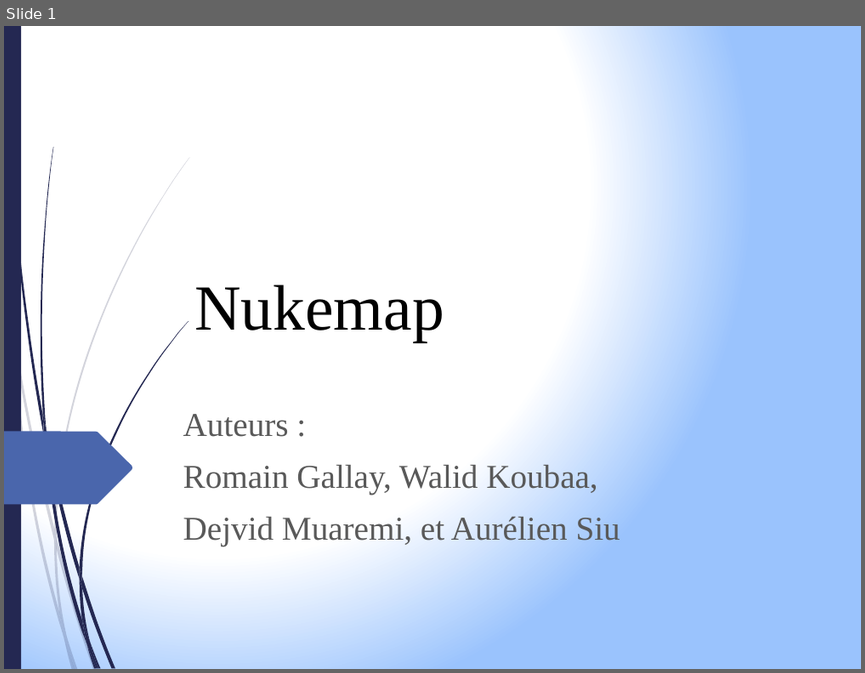
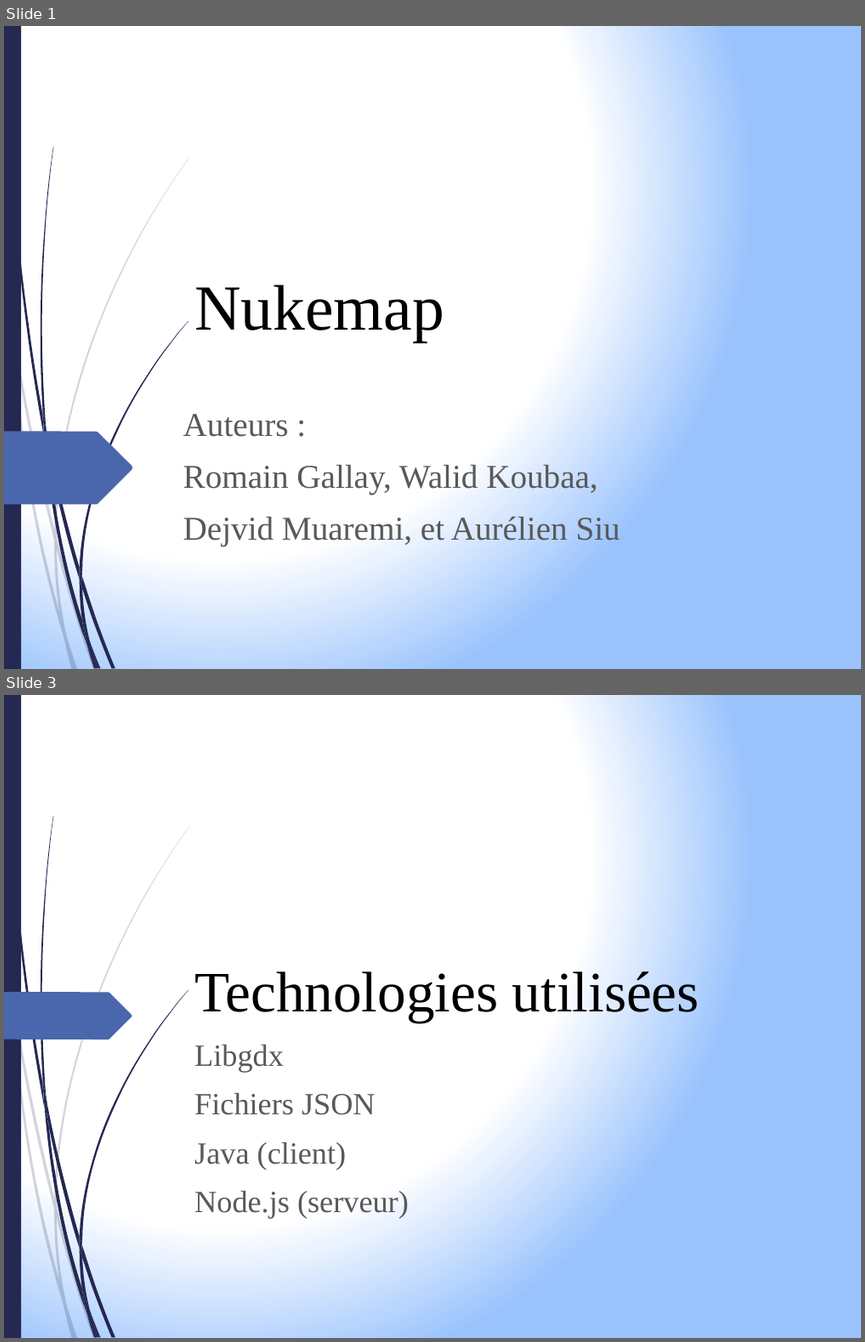
Before and after one commit to manalito/nukemap, a slide deck: presentation.pptx. Shown one above the other, each under a label of ours: slide 1 before the commit, slides 1 and 3 after it; the slides between them are not shown. The pictures are 865x673 and 865x1342 pixels, drawn with LibreOffice and Linux fonts; fonts in the diff are those of the drawing. Boxes give left, top, right and bottom in pixels: in the first picture for what was removed or moved away, otherwise in the second. Text is boxed around its words. In the diff, an @@ line names an element or a change of style, - is before the commit and + after.

```diff
--- a/presentation.pptx
+++ b/presentation.pptx
@@ slide 3 added at (4, 695, 861, 1338), background gradient #FFFFFF to #9BC3FE; not listed: 23 template elements that a slide beside it also shows @@
@@ title added at (194, 966, 699, 1021), 48 pt, text #000000 @@
+Technologies utilisées
@@ freeform shape added at (4, 992, 132, 1039), fill #4A66AC @@
@@ text added at (194, 1044, 409, 1218), 25.9 pt, text #595959 @@
+Libgdx
+Fichiers JSON
+Java (client)
+Node.js (serveur)
```
Also in this commit, not shown: 5 slides changed, 1 slide removed, 1 other file.
